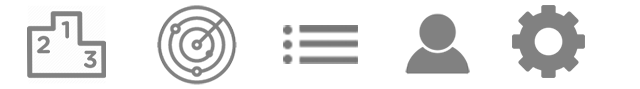
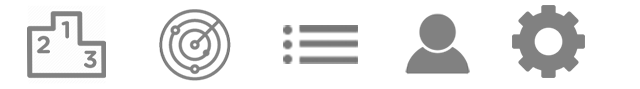
Layered file, before and after one edit (640px x 89px). Changes by layer:
painted on "radar" over <box>157,5,237,85</box>
